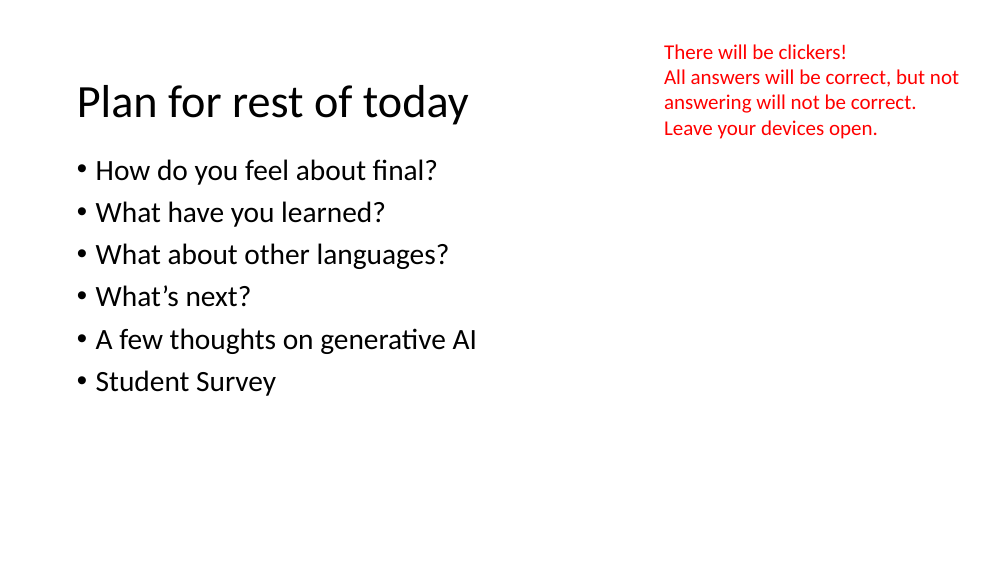
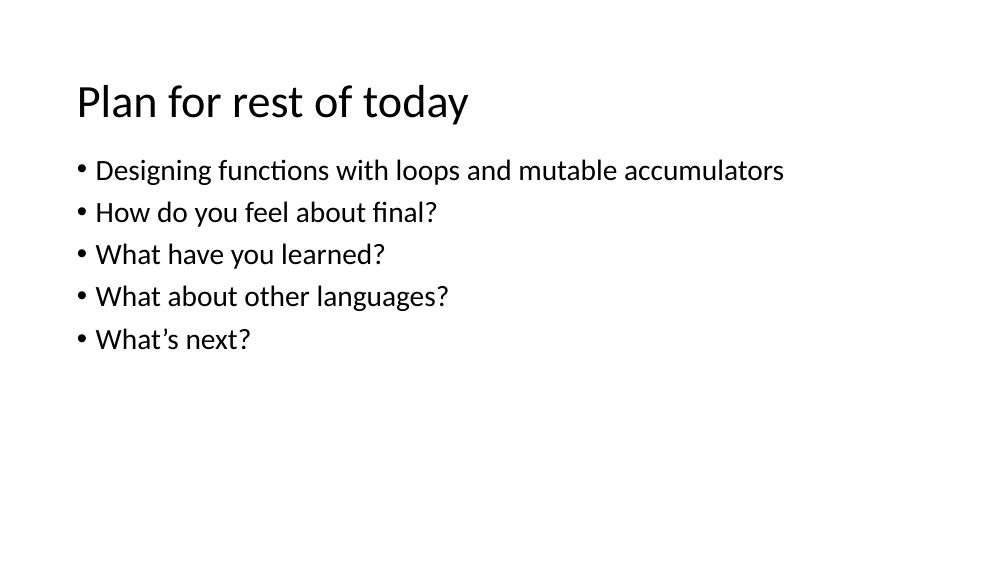
Before and after one commit to GregorKiczales/spd-materials, a slide deck: slide 2 of instructor/l23/lec23-wrap.pptx (slide 3 before the commit). Drawn at 1008x567 pixels with LibreOffice and Linux fonts; fonts in the diff are those of the drawing. Boxes give left, top, right and bottom in pixels: in the first picture for what was removed or moved away, otherwise in the second. Text is boxed around its words. In the diff, an @@ line names an element or a change of style, - is before the commit and + after.

Commit message:
Updates to slides.

```diff
--- a/instructor/l23/lec23-wrap.pptx
+++ b/instructor/l23/lec23-wrap.pptx
@@ text removed at (x1=664, y1=44, x2=959, y2=139) @@
-There will be clickers!
-All answers will be correct, but not answering will not be correct.
-Leave your devices open.
@@ text at (x1=96, y1=159, x2=784, y2=185): paragraph added @@
+• Designing functions with loops and mutable accumulators
@@ text at (x1=96, y1=328, x2=477, y2=396): paragraphs removed @@
-• A few thoughts on generative AI
-• Student Survey
```
Also in this commit, not shown: 13 other slides changed, 6 slides added, 2 slides removed, 1 other file.
